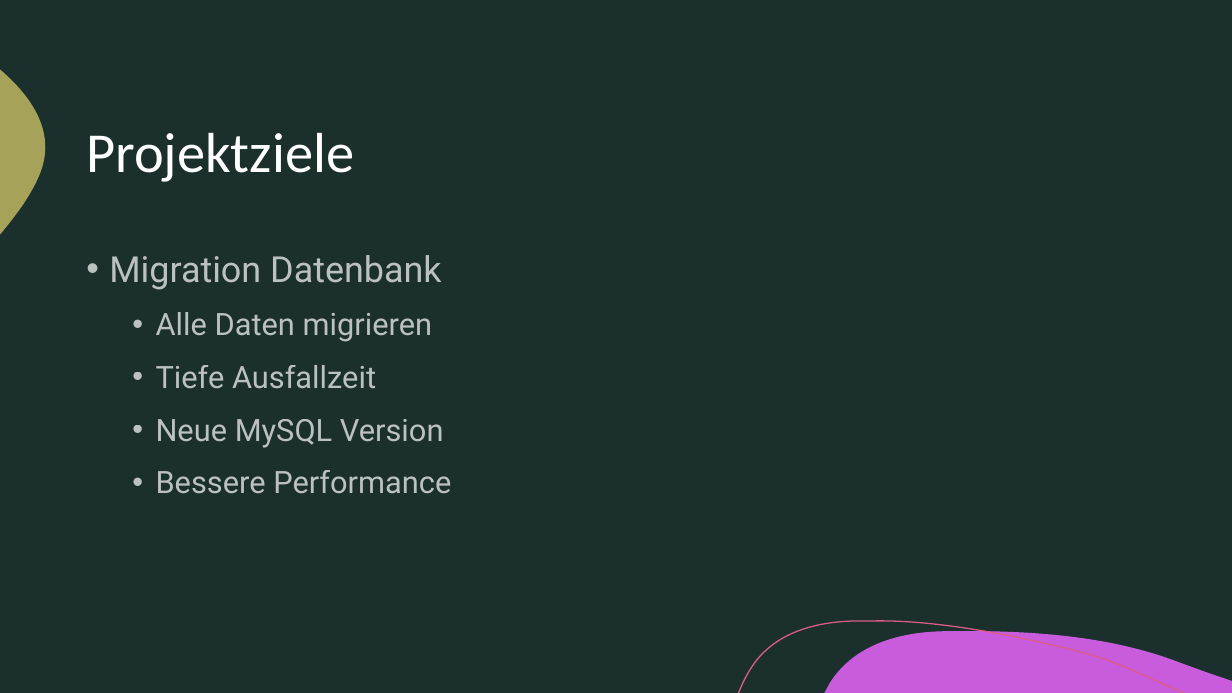
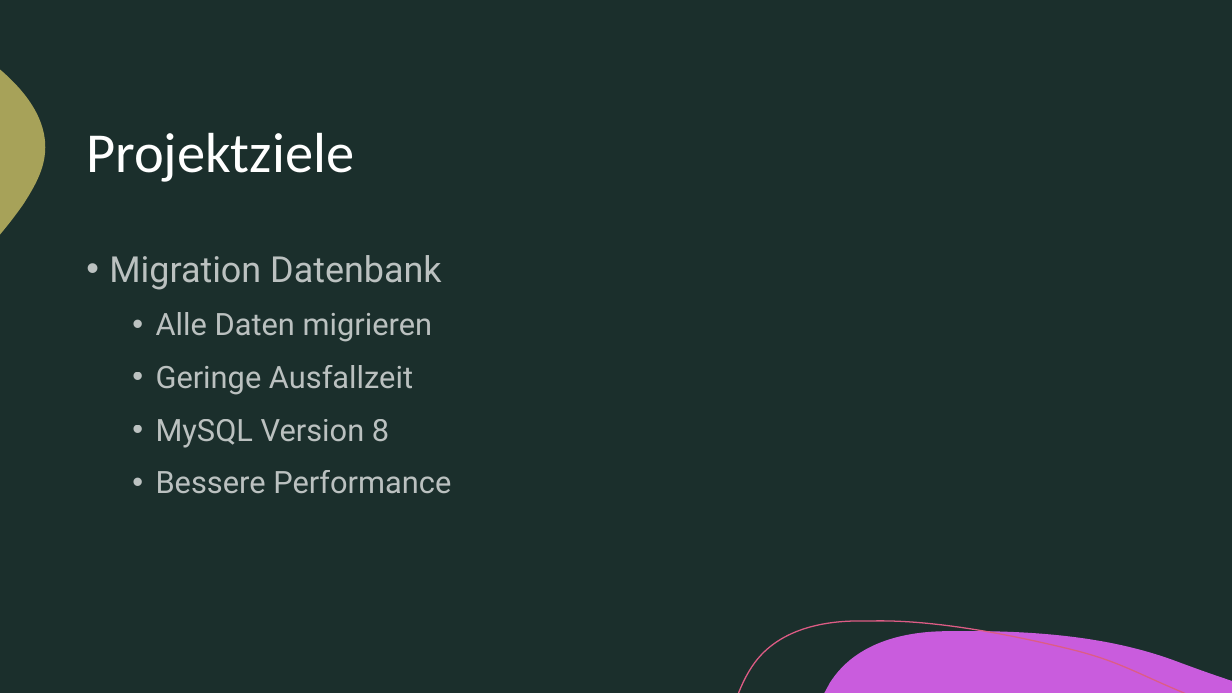
Before and after one commit to phonkd/gibb, a slide deck: slide 6 of 158/docs/Migration.pptm. Drawn at 1232x693 pixels with LibreOffice and Linux fonts; fonts in the diff are those of the drawing. Boxes give left, top, right and bottom in pixels: in the first picture for what was removed or moved away, otherwise in the second. Text is boxed around its words. In the diff, an @@ line names an element or a change of style, - is before the commit and + after.

```diff
--- a/158/docs/Migration.pptm
+++ b/158/docs/Migration.pptm
@@ text at (156,365,413,448): text changed @@
-  • Tiefe Ausfallzeit
-  • Neue MySQL Version
+  • Geringe Ausfallzeit
+  • MySQL Version 8
```
Also in this commit, not shown: 2 other slides changed, 1 slide added.
